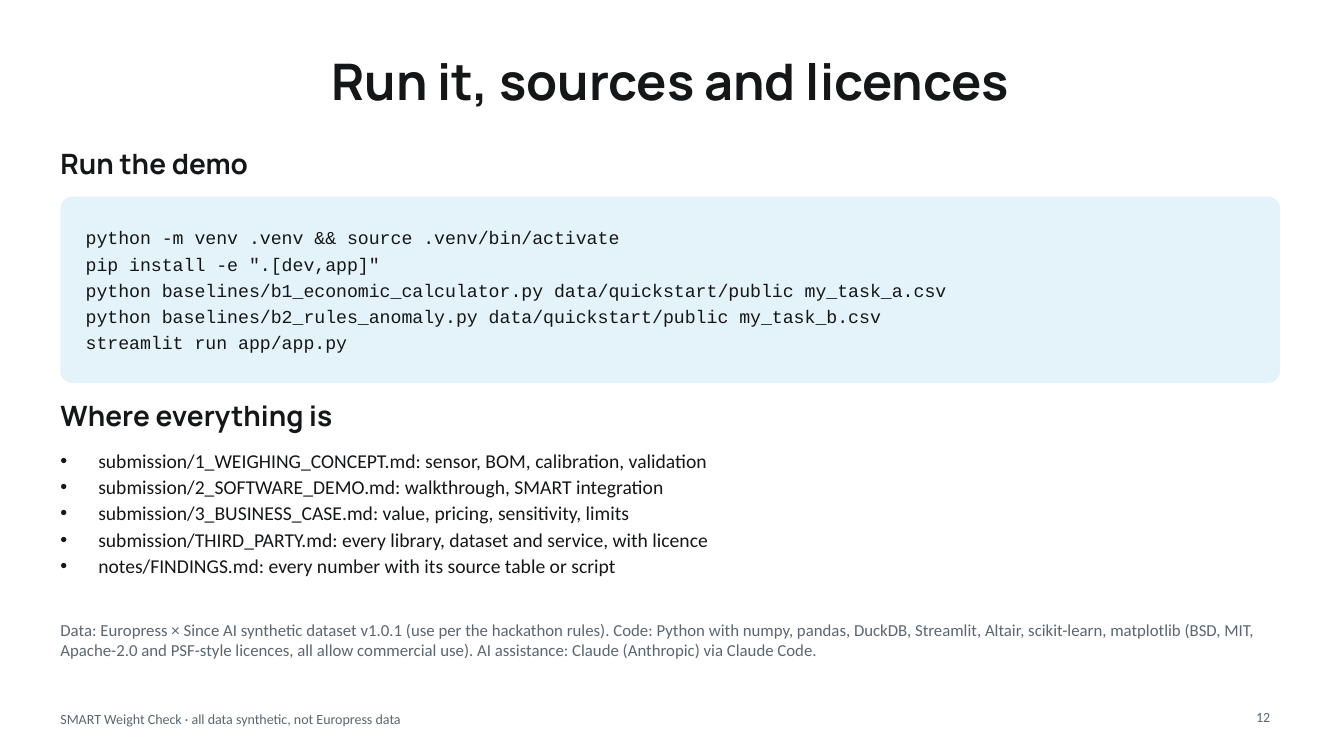
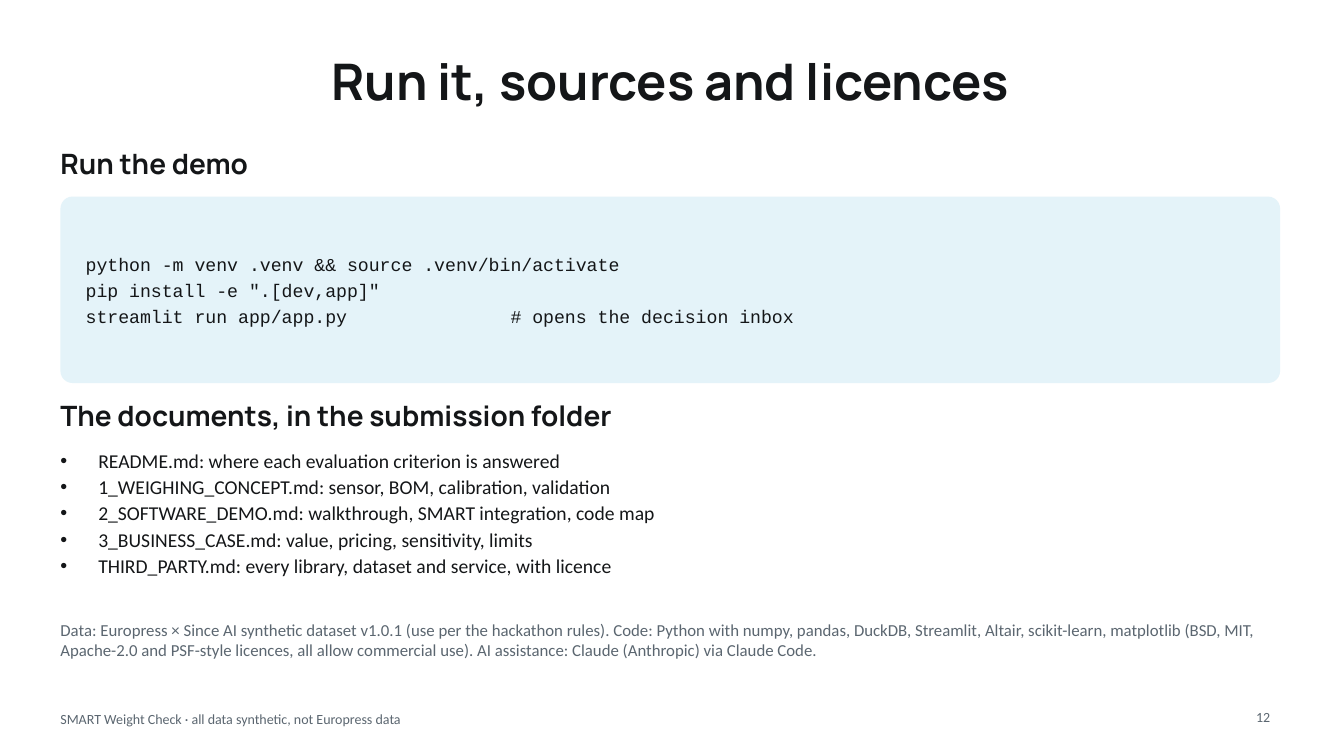
Before and after one commit to raceer22/SMART-Weight-Check, a slide deck: slide 12 of submission/pitch_deck.pptx. Drawn at 1344x756 pixels with LibreOffice and Linux fonts; fonts in the diff are those of the drawing. Boxes give left, top, right and bottom in pixels: in the first picture for what was removed or moved away, otherwise in the second. Text is boxed around its words. In the diff, an @@ line names an element or a change of style, - is before the commit and + after.

```diff
--- a/submission/pitch_deck.pptx
+++ b/submission/pitch_deck.pptx
@@ text at (86,310,794,327): text changed @@
-python baselines/b1_economic_calculator.py data/quickstart/public my_task_a.csv
-python baselines/b2_rules_anomaly.py data/quickstart/public my_task_b.csv
-streamlit run app/app.py
+streamlit run app/app.py # opens the decision inbox
@@ text at (60,405,612,430): text changed @@
-Where everything is
+The documents, in the submission folder
@@ text at (98,454,654,576): text changed @@
-• submission/1_WEIGHING_CONCEPT.md: sensor, BOM, calibration, validation
-• submission/2_SOFTWARE_DEMO.md: walkthrough, SMART integration
-• submission/3_BUSINESS_CASE.md: value, pricing, sensitivity, limits
-• submission/THIRD_PARTY.md: every library, dataset and service, with licence
-• notes/FINDINGS.md: every number with its source table or script
+• README.md: where each evaluation criterion is answered
+• 1_WEIGHING_CONCEPT.md: sensor, BOM, calibration, validation
+• 2_SOFTWARE_DEMO.md: walkthrough, SMART integration, code map
+• 3_BUSINESS_CASE.md: value, pricing, sensitivity, limits
+• THIRD_PARTY.md: every library, dataset and service, with licence
```
Also in this commit, not shown: 2 other slides changed, 15 other files.
